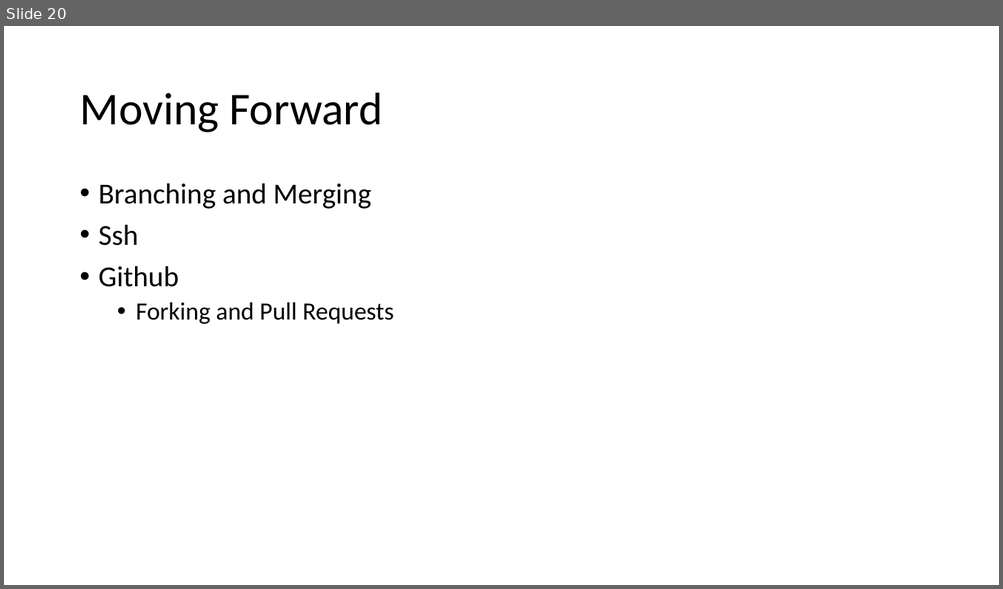
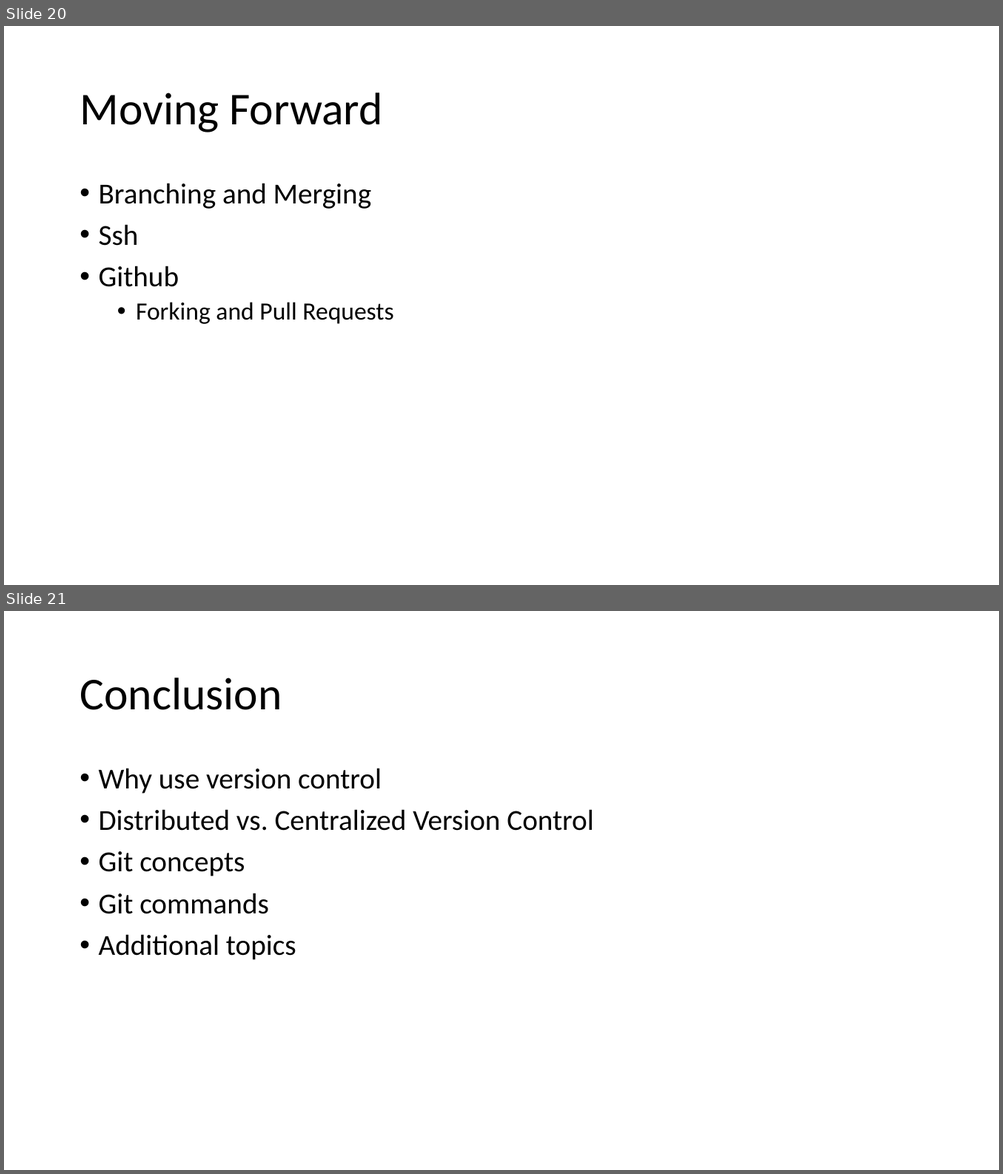
Before and after one commit to jbm950/personal_projects, a slide deck: git_presentation/git_presentation.pptx. Shown one above the other, each under a label of ours: slide 20 before the commit, slides 20 and 21 after it. The pictures are 1003x589 and 1003x1174 pixels, drawn with LibreOffice and Linux fonts; fonts in the diff are those of the drawing; background and template pictures are left out. Boxes give left, top, right and bottom in pixels: in the first picture for what was removed or moved away, otherwise in the second. Text is boxed around its words. In the diff, an @@ line names an element or a change of style, - is before the commit and + after.

```diff
--- a/git_presentation/git_presentation.pptx
+++ b/git_presentation/git_presentation.pptx
@@ slide 21 added at (x1=4, y1=611, x2=999, y2=1170), background picture (left out) @@
@@ title added at (x1=79, y1=678, x2=282, y2=710), 44 pt, text #000000 @@
+Conclusion
@@ text added at (x1=99, y1=768, x2=593, y2=960), 28 pt, text #000000 @@
+• Why use version control
+• Distributed vs. Centralized Version Control
+• Git concepts
+• Git commands
+• Additional topics
```
Also in this commit, not shown: 4 slides changed, 1 slide removed.
